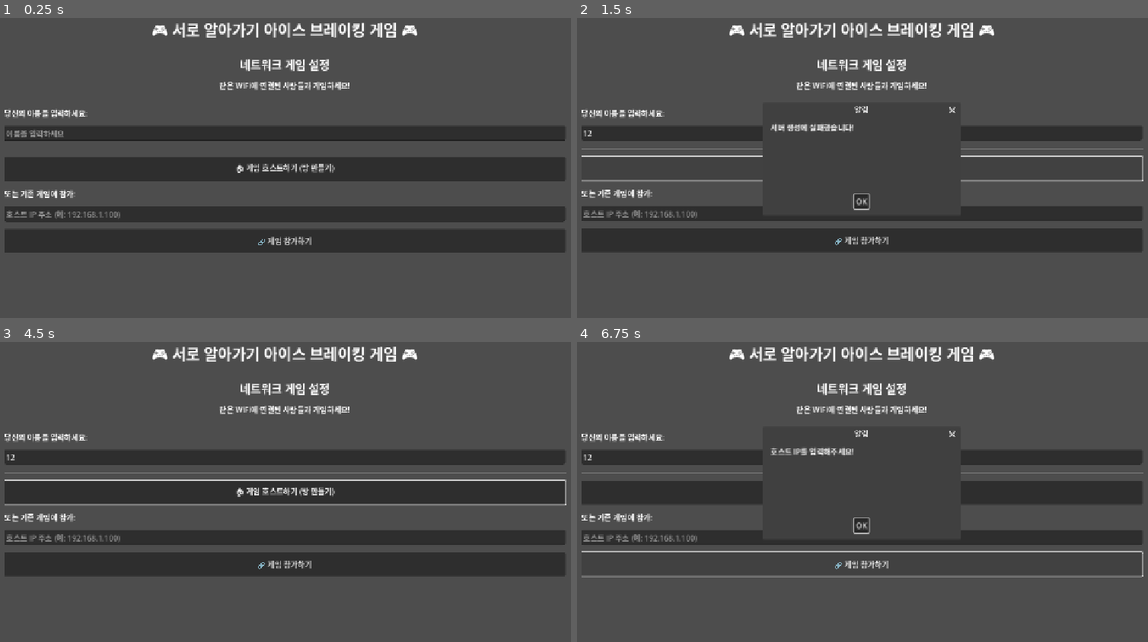
Above: before the commit, frames 1-4 (two rows, left to right).
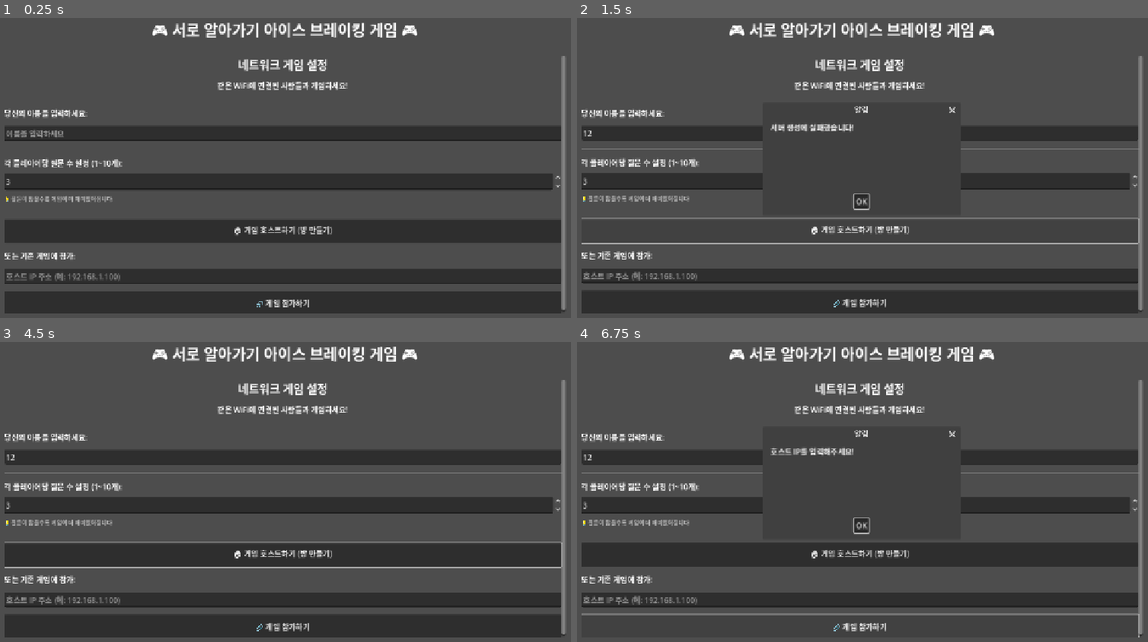
Above: after the commit, the same moments.

Repository: WayneKim92/icebreaker
Game: Godot game, scene res://main.tscn
Two runs of this game, one before a commit and one after it. Both use one fixed random seed, a clock stepped at 60 frames per second and the inputs below.
Inputs (mouse positions are in pixels of both pictures, inside the frame that each line leads up to):
- Up to frame 1 (0.25 s): no input
- Up to frame 2 (1.5 s): click (862, 135) at 0.52 s; type "12" at 0.6 s; click "🏠 게임 호스트하기 (방 만들기)" at 1.25 s
- Up to frame 3 (4.5 s): click "🏠 게임 호스트하기 (방 만들기)" at 2 s; click "🔗 게임 참가하기" at 2.75 s; click "🔗 게임 참가하기" at 3.5 s; click "OK" at 4.25 s
- Up to frame 4 (6.75 s): click "🏠 게임 호스트하기 (방 만들기)" at 5 s; click "OK" at 5.75 s; click "🔗 게임 참가하기" at 6.5 s

The runs differ from the first frame. In frame 1, 30% of the frame differs, in the area x 0-100%, y 12-99%; in frame 2, 23%; in frame 3, 32%; in frame 4, 18%.

Commit message:
feat: 호스트가 질문 개수 결정할 수 있게 변경

Diff:
--- a/main.gd
+++ b/main.gd
@@ -24,6 +24,7 @@
 var network_manager
 var my_player_name = ""
 var is_host = false
+var questions_per_player = 3  # 기본값 3개, 호스트가 설정 가능
 
 # UI 노드들
 var ui_container
@@ -201,11 +202,38 @@
 
 	input_container.add_child(HSeparator.new())
 
+	# 질문 수 선택 (호스트만)
+	var questions_section = VBoxContainer.new()
+	questions_section.add_theme_constant_override("separation", 10)
+
+	var questions_label = Label.new()
+	questions_label.text = "각 플레이어당 질문 수 설정 (1~10개):"
+	questions_label.add_theme_font_size_override("font_size", get_scaled_font_size(16))
+	questions_section.add_child(questions_label)
+
+	var questions_input = SpinBox.new()
+	questions_input.min_value = 1
+	questions_input.max_value = 10
+	questions_input.value = 3  # 기본값
+	questions_input.step = 1
+	questions_input.custom_minimum_size.x = 150
+	questions_input.custom_minimum_size.y = 35
+	questions_section.add_child(questions_input)
+
+	var questions_info = Label.new()
+	questions_info.text = "💡 질문이 많을수록 게임이 더 재미있어집니다!"
+	questions_info.add_theme_color_override("font_color", Color.GRAY)
+	questions_info.add_theme_font_size_override("font_size", get_scaled_font_size(12))
+	questions_section.add_child(questions_info)
+
+	input_container.add_child(questions_section)
+	input_container.add_child(HSeparator.new())
+
 	# 호스트 버튼
 	var host_button = Button.new()
 	host_button.text = "🏠 게임 호스트하기 (방 만들기)"
 	host_button.custom_minimum_size.y = 50
-	host_button.pressed.connect(_on_host_game.bind(name_input))
+	host_button.pressed.connect(_on_host_game.bind(name_input, questions_input))
 	input_container.add_child(host_button)
 
 	# 참가 섹션
@@ -225,11 +253,15 @@
 	input_container.add_child(join_button)
 
 # 네트워크 콜백 함수들
-func _on_host_game(name_input):
+func _on_host_game(name_input, questions_input):
 	var player_name = name_input.text.strip_edges()
 	if player_name == "":
 		show_message("이름을 입력해주세요!")
 		return
+
+	# 질문 수 설정
+	questions_per_player = int(questions_input.value)
+	print("호스트가 설정한 질문 수: ", questions_per_player)
 
 	my_player_name = player_name
 	network_manager.set_player_name(player_name)
@@ -359,7 +391,7 @@
 		return
 
 	# 모든 클라이언트에게 질문 입력 단계 시작 알림
-	network_manager.rpc("start_game_phase", "INPUT_QNA")
+	network_manager.rpc("start_game_phase", "INPUT_QNA", {"questions_per_player": questions_per_player})
 	setup_question_input()
 
 func _on_game_state_changed(state_data):
@@ -368,6 +400,10 @@
 
 	match phase:
 		"INPUT_QNA":
+			# 호스트가 설정한 질문 수 받기
+			if data.has("questions_per_player"):
+				questions_per_player = data.questions_per_player
+				print("호스트가 설정한 질문 수를 받았습니다: ", questions_per_player)
 			setup_question_input()
 		"START_QUIZ":
 			print("퀴즈 시작 신호를 받았습니다!")
@@ -411,7 +447,7 @@
 	clear_container(input_container)
 
 	var instruction = Label.new()
-	instruction.text = "%s님, 자신에 대한 질문과 답변을 3개 입력해주세요!" % my_player_name
+	instruction.text = "%s님, 자신에 대한 질문과 답변을 %d개 입력해주세요!" % [my_player_name, questions_per_player]
 	instruction.horizontal_alignment = HORIZONTAL_ALIGNMENT_CENTER
 	instruction.add_theme_font_size_override("font_size", get_scaled_font_size(18))
 	input_container.add_child(instruction)
@@ -429,7 +465,7 @@
 	player_section.add_theme_constant_override("separation", 8)
 
 	var qna_inputs = []
-	for i in range(3):
+	for i in range(questions_per_player):
 		var qna_container = VBoxContainer.new()
 		qna_container.add_theme_constant_override("separation", 5)
 
@@ -458,7 +494,7 @@
 		qna_inputs.append({"question": question_input, "answer": answer_input})
 
 		# 질문 간 구분선
-		if i < 2:  # 마지막 질문 후에는 구분선 없음
+		if i < questions_per_player - 1:  # 마지막 질문 후에는 구분선 없음
 			var separator = HSeparator.new()
 			separator.add_theme_constant_override("separation", 10)
 			qna_container.add_child(separator)
@@ -497,8 +533,8 @@
 				"player": my_player_name
 			})
 
-	if questions.size() < 3:
-		show_message("3개의 질문을 모두 입력해주세요!")
+	if questions.size() < questions_per_player:
+		show_message("%d개의 질문을 모두 입력해주세요!" % questions_per_player)
 		return
 
 	print("%s가 질문 %d개를 제출합니다." % [my_player_name, questions.size()])
@@ -843,6 +879,7 @@
 	current_question_index = 0
 	my_player_name = ""
 	is_host = false
+	questions_per_player = 3  # 질문 수도 초기화
 
 	# UI 초기화
 	result_scroll_container.visible = false
